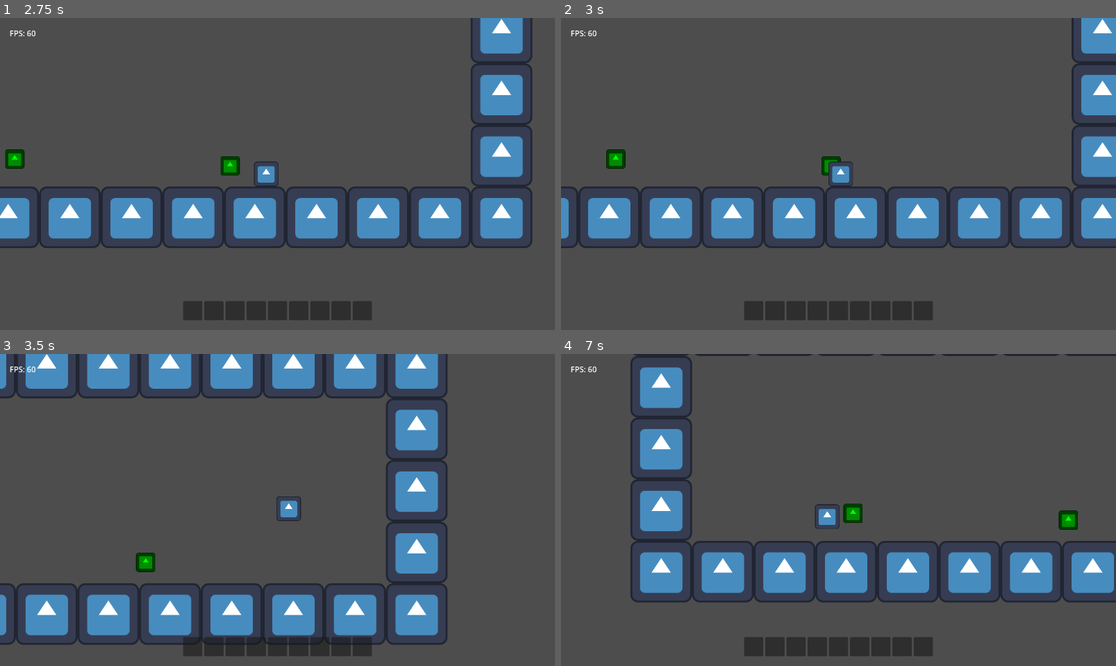
Above: before the commit, frames 1-4 (two rows, left to right).
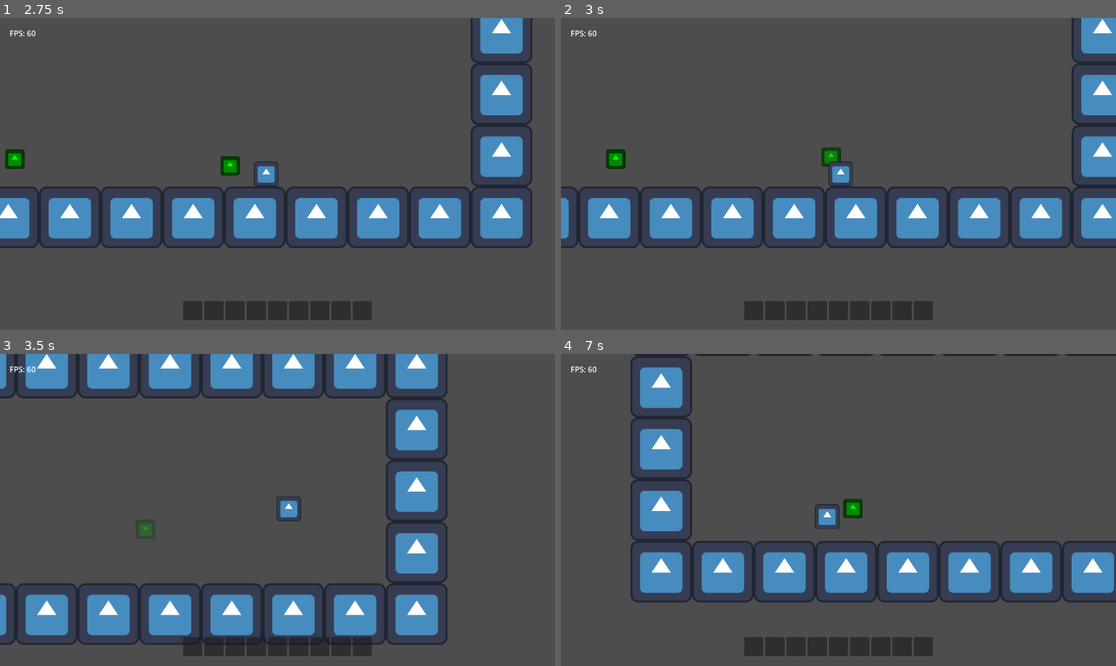
Above: after the commit, the same moments.

Repository: TheHumanMRP/RPG-Life-Tracker
Game: Godot game, scene res://Folders/Systems/Main/Scenes/main_scene.tscn
Two runs of this game, one before a commit and one after it. Both use one fixed random seed, a clock stepped at 60 frames per second and the inputs below. The engine's default icon, where the game draws it, is replaced by a stand-in: a white triangle on a blue panel in a dark square.
Inputs:
- Up to frame 1 (2.75 s): hold D (move_right) 0.53-2.03 s; tap Space (jump) at 0.77, 1.52 s; hold A (move_left) from 2.03 s (still down)
- Up to frame 2 (3 s): release A (move_left) at 2.78 s; hold D (move_right) from 2.78 s (still down)
- Up to frame 3 (3.5 s): keep holding D (move_right); tap Space (jump) at 3.02 s
- Up to frame 4 (7 s): tap Space (jump) at 3.77, 4.52, 6.02, 6.77 s; release D (move_right) at 4.28 s; hold A (move_left) 4.28-5.03 s; hold D (move_right) 5.03-5.78 s; hold A (move_left) from 5.78 s (still down)

Frame 1 is identical in both runs. In frame 2, 0.2% of the frame differs, in the area x 46-51%, y 41-51%; in frame 3, 0.4%, in the area x 24-28%, y 53-70%; in frame 4, 0.4%.
Error in both runs: Invalid call. Nonexistent function 'take_damage' in base 'TileMapLayer'. (res://Folders/Systems/Platformer_Components/Scripts/damage_area.gd:84)

Commit message:
Auto commit at 2026-06-25 16:42:11

Diff:
--- a/Folders/Systems/Platformer_Components/Scenes/checkpoint.tscn
+++ b/Folders/Systems/Platformer_Components/Scenes/checkpoint.tscn
@@ -7,7 +7,7 @@
 size = Vector2(40, 38)
 
 [node name="Checkpoint" type="Area2D" unique_id=460687773]
-collision_mask = 2
+collision_layer = 2
 script = ExtResource("1_4xoye")
 
 [node name="CollisionShape2D" type="CollisionShape2D" parent="." unique_id=769247356]
